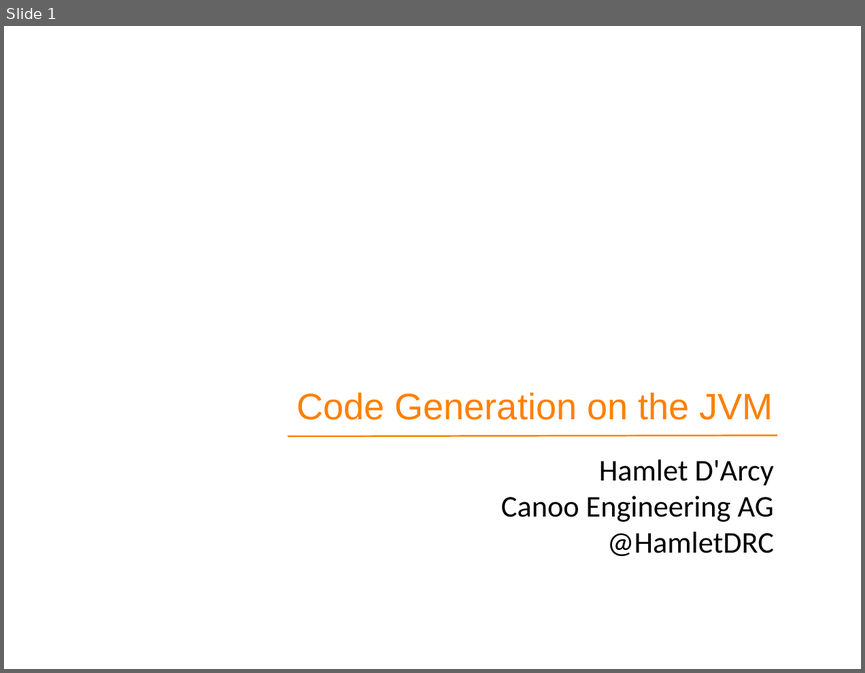
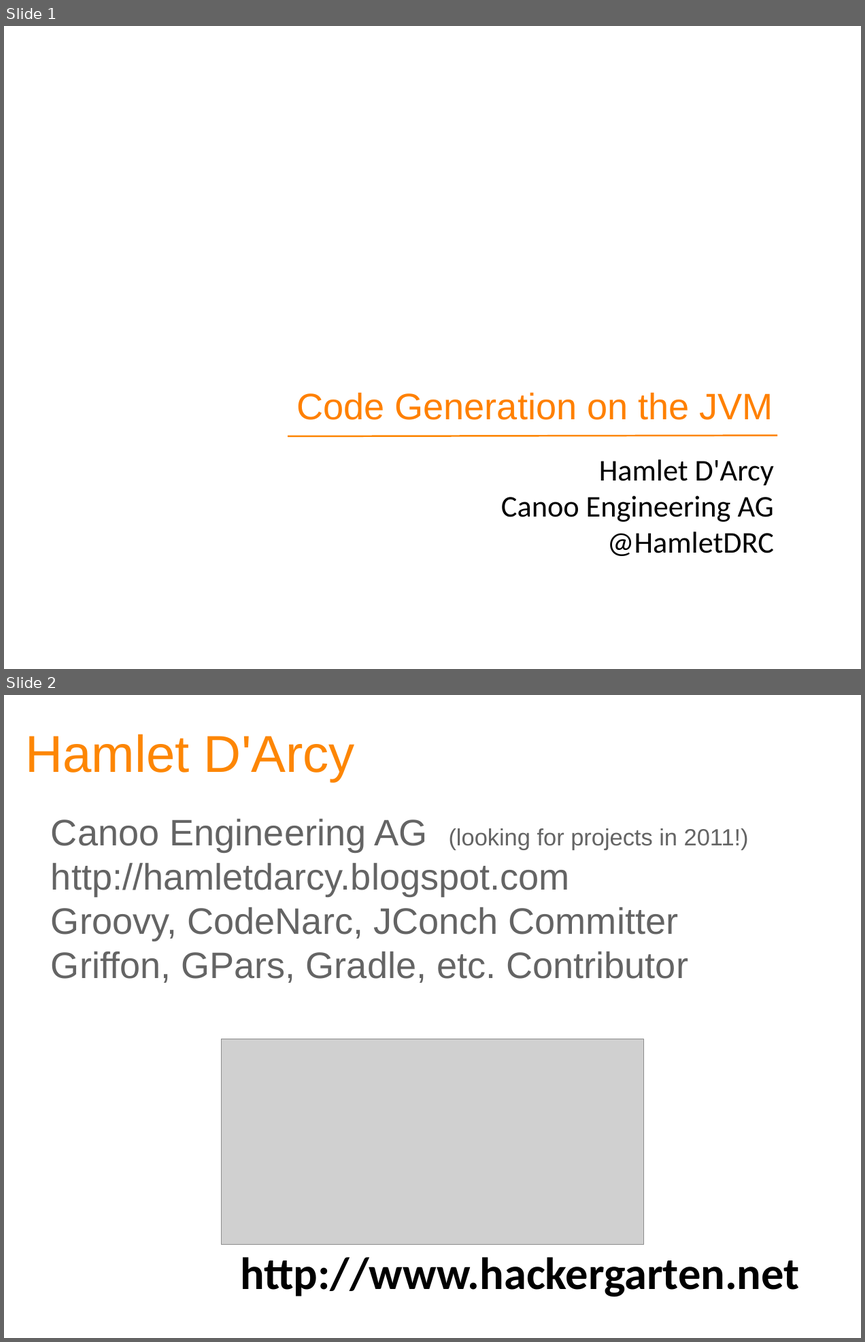
Before and after one commit to HamletDRC/presentations, a slide deck: asttransformations/asttransforms_devoxx.odp. Shown one above the other, each under a label of ours: slide 1 before the commit, slides 1 and 2 after it. The pictures are 865x673 and 865x1342 pixels, drawn with LibreOffice and Linux fonts; fonts in the diff are those of the drawing; grey boxes stand for pictures; background and template pictures are left out. Boxes give left, top, right and bottom in pixels: in the first picture for what was removed or moved away, otherwise in the second. Text is boxed around its words. In the diff, an @@ line names an element or a change of style, - is before the commit and + after.

Commit message:
about me and new screenshots

```diff
--- a/asttransformations/asttransforms_devoxx.odp
+++ b/asttransformations/asttransforms_devoxx.odp
@@ slide 2 added at bbox=[4, 695, 861, 1338], background picture (left out) @@
@@ title added at bbox=[25, 734, 355, 782], 62 pt, text #FD8604 @@
+Hamlet D'Arcy
@@ text added at bbox=[51, 819, 749, 983], 44 pt, text #646464 @@
+Canoo Engineering AG (looking for projects in 2011!)
+http://hamletdarcy.blogspot.com
+Groovy, CodeNarc, JConch Committer
+Griffon, GPars, Gradle, etc. Contributor
@@ picture added at bbox=[222, 1039, 643, 1244] @@
@@ text added at bbox=[240, 1257, 799, 1297], 54 pt, text #000000, bold @@
+http://www.hackergarten.net
```
Also in this commit, not shown: 1 slide changed.
